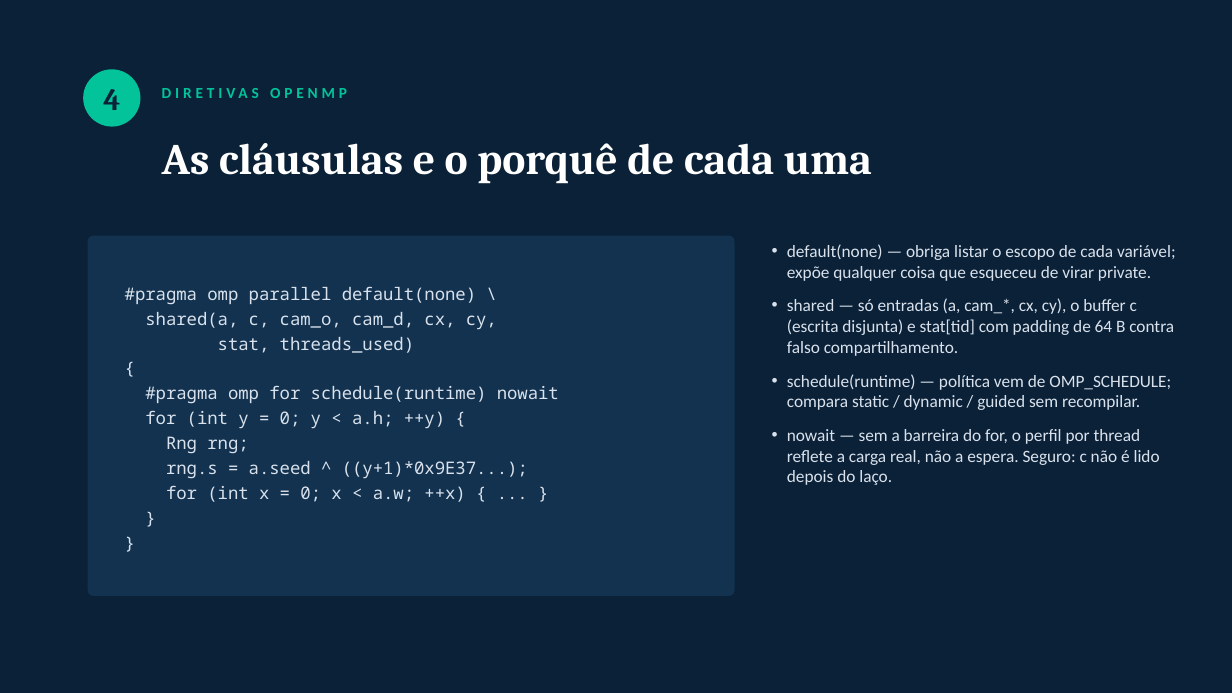
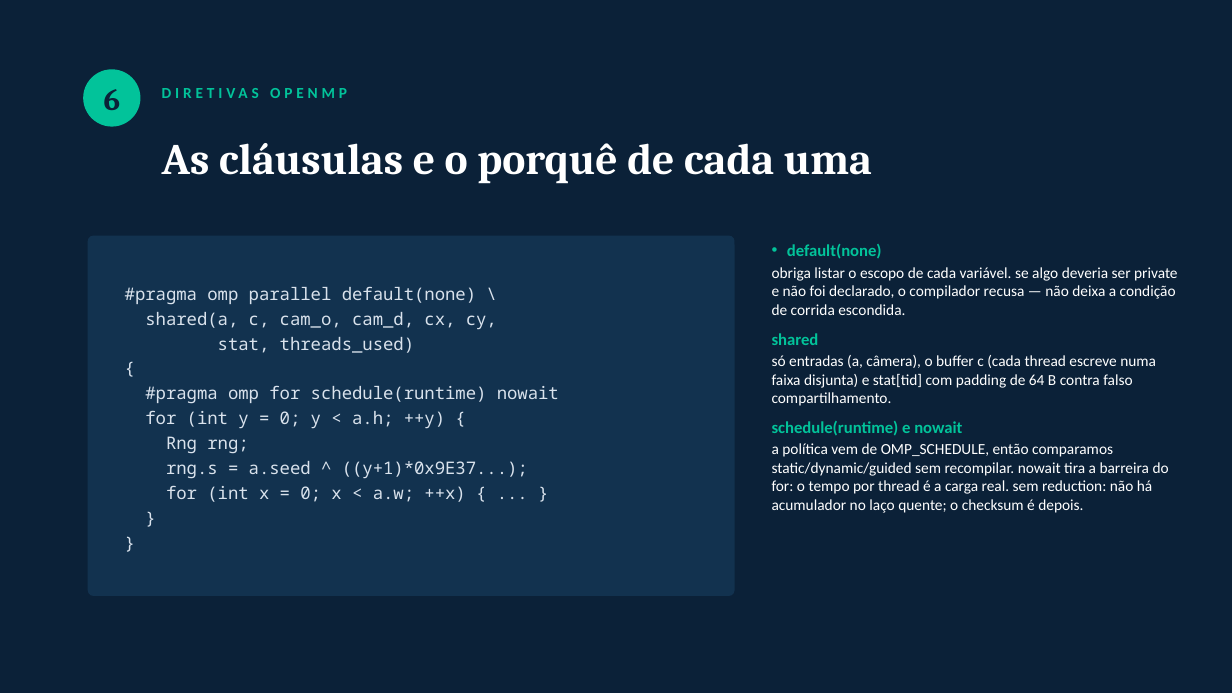
Before and after one commit to bengo501/T1-CompPar-ParalelizacaoDeUmaAplicacaoComOpenMP-, a slide deck: slide 7 of Apresentacao_T1_OpenMP.pptx (slide 5 before the commit). Drawn at 1232x693 pixels with LibreOffice and Linux fonts; fonts in the diff are those of the drawing. Boxes give left, top, right and bottom in pixels: in the first picture for what was removed or moved away, otherwise in the second. Text is boxed around its words. In the diff, an @@ line names an element or a change of style, - is before the commit and + after.

```diff
--- a/Apresentacao_T1_OpenMP.pptx
+++ b/Apresentacao_T1_OpenMP.pptx
@@ text at [104,89,121,110]: text changed @@
-4
+6
@@ text at [772,244,1178,513]: text changed; size 13.5 to 12 pt; text colour #D9E2EC to #FFFFFF @@
-• default(none) — obriga listar o escopo de cada variável; expõe qualquer coisa que esqueceu de virar private.
-• shared — só entradas (a, cam_*, cx, cy), o buffer c (escrita disjunta) e stat[tid] com padding de 64 B contra falso compartilhamento.
-• schedule(runtime) — política vem de OMP_SCHEDULE; compara static / dynamic / guided sem recompilar.
-• nowait — sem a barreira do for, o perfil por thread reflete a carga real, não a espera. Seguro: c não é lido depois do laço.
+• default(none)
+obriga listar o escopo de cada variável. se algo deveria ser private e não foi declarado, o compilador recusa — não deixa a condição de corrida escondida.
+shared
+só entradas (a, câmera), o buffer c (cada thread escreve numa faixa disjunta) e stat[tid] com padding de 64 B contra falso compartilhamento.
+schedule(runtime) e nowait
+a política vem de OMP_SCHEDULE, então comparamos static/dynamic/guided sem recompilar. nowait tira a barreira do for: o tempo por thread é a carga real. sem reduction: não há acumulador no laço quente; o checksum é depois.
```
Also in this commit, not shown: 6 other slides changed, 3 slides added, 1 slide removed, 56 other files.
